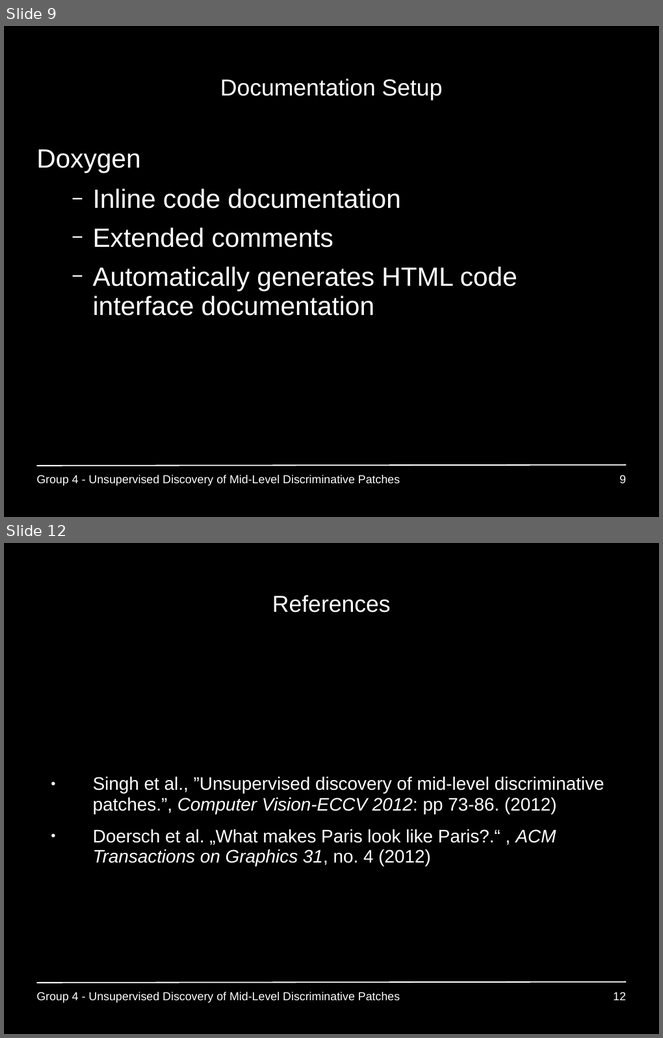
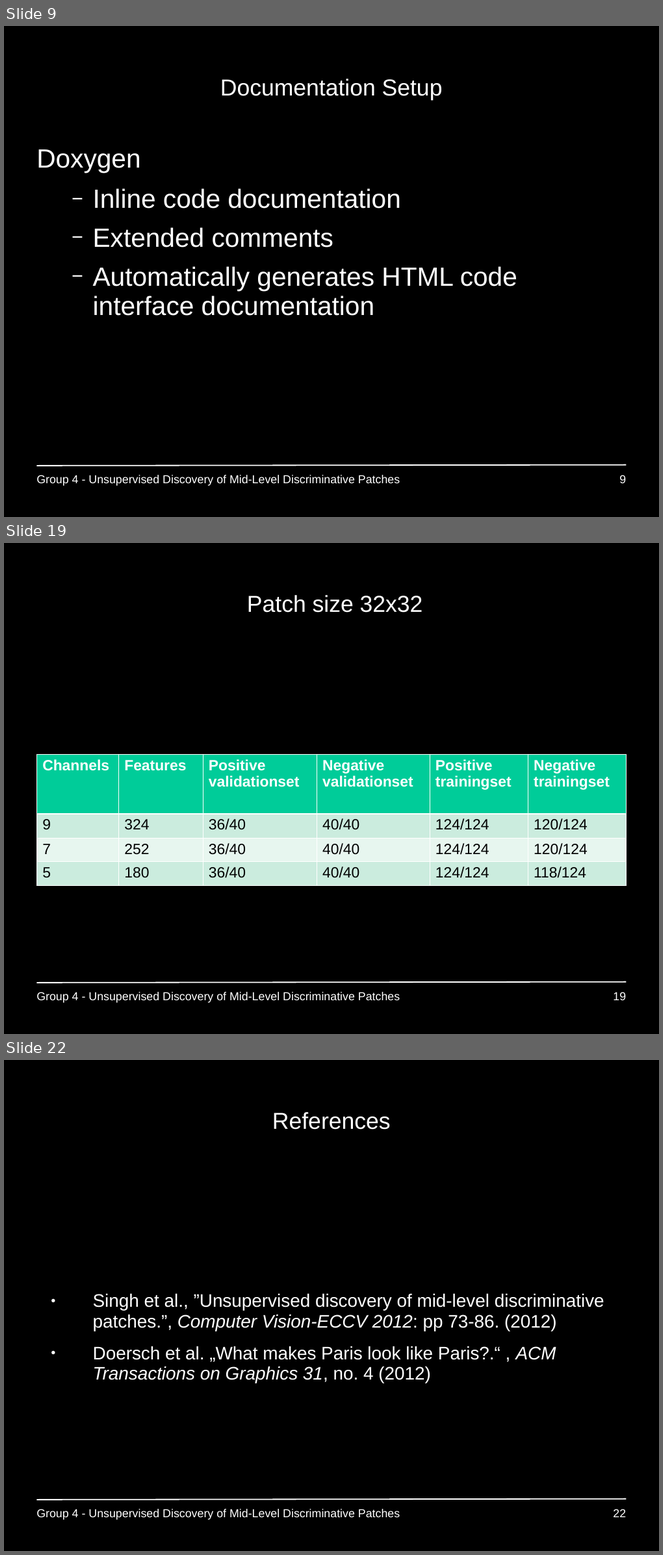
Before and after one commit to GiannisPapadopoulos/DiscriminativePatches, a slide deck: presentations/period2/MAI_Project1_Group4_p2.ppt. Shown one above the other, each under a label of ours: slides 9 and 12 before the commit, slides 9, 19 and 22 after it; the slides between them are not shown. The pictures are 663x1038 and 663x1555 pixels, drawn with LibreOffice and Linux fonts; fonts in the diff are those of the drawing; background and template pictures are left out. Boxes give left, top, right and bottom in pixels: in the first picture for what was removed or moved away, otherwise in the second. Text is boxed around its words. In the diff, an @@ line names an element or a change of style, - is before the commit and + after.

```diff
--- a/presentations/period2/MAI_Project1_Group4_p2.ppt
+++ b/presentations/period2/MAI_Project1_Group4_p2.ppt
@@ slide 19 added at box(4, 543, 659, 1034), background #000000; not listed: 1 template element that a slide beside it also shows @@
@@ title added at box(247, 595, 423, 613), 28 pt, text #FFFFFF @@
+Patch size 32x32
@@ table added at box(36, 754, 627, 886), 4 rows, 6 columns @@
+Channels | Features | Positive validationset | Negative validationset | Positive / trainingset | Negative / trainingset
+9 | 324 | 36/40 | 40/40 | 124/124 | 120/124
+7 | 252 | 36/40 | 40/40 | 124/124 | 120/124
+5 | 180 | 36/40 | 40/40 | 124/124 | 118/124
@@ text added at box(36, 992, 400, 1003), 14 pt, text #FFFFFF @@
+Group 4 - Unsupervised Discovery of Mid-Level Discriminative Patches
@@ page number added at box(613, 992, 626, 1001), 14 pt, text #FFFFFF @@
+19
@@ what was slide 12 is now slide 22 @@
@@ page number at box(613, 1509, 626, 1518): text changed @@
-12
+22
```
Also in this commit, not shown: 2 slides changed, 9 other slides added, 35 other files.
